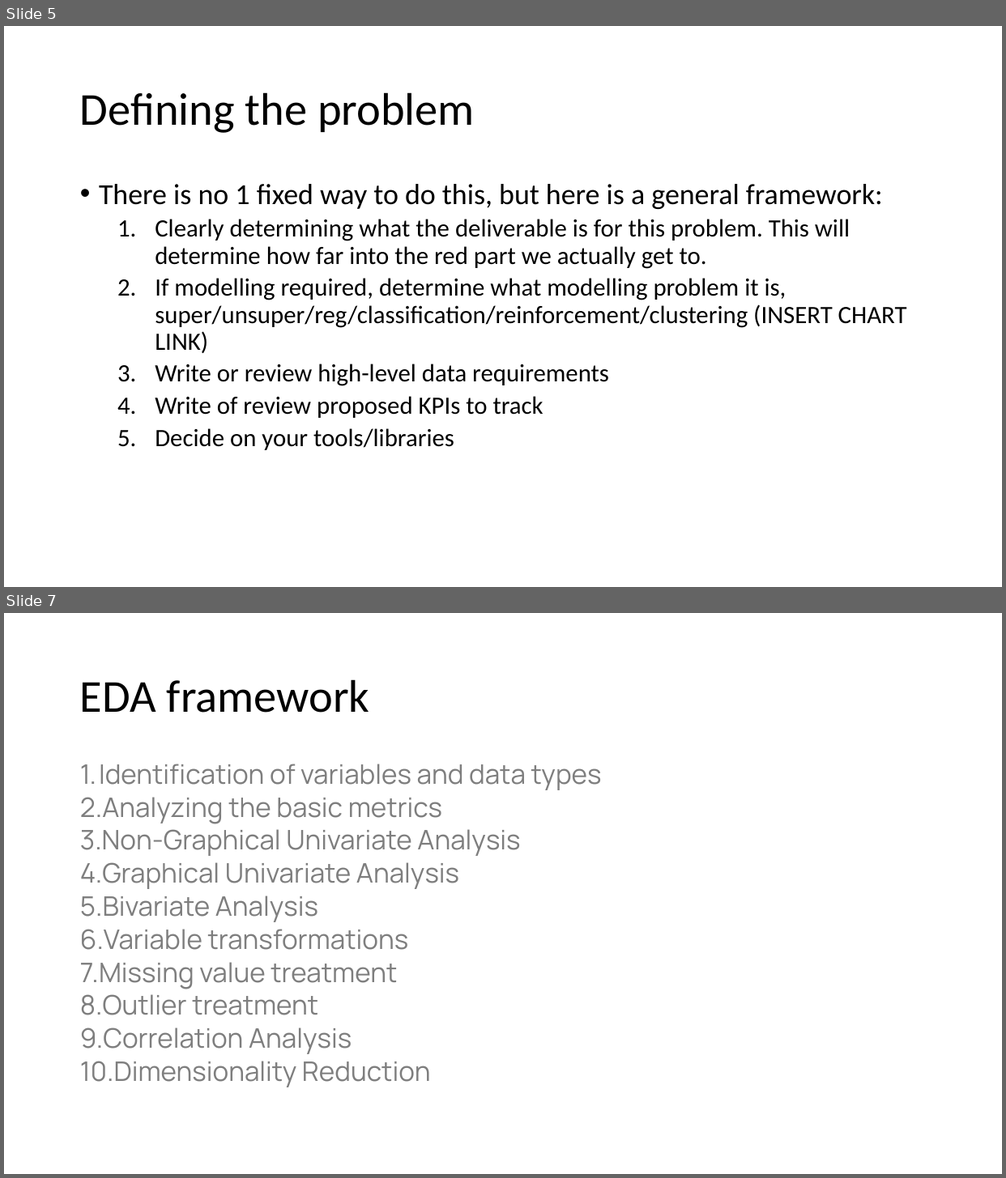
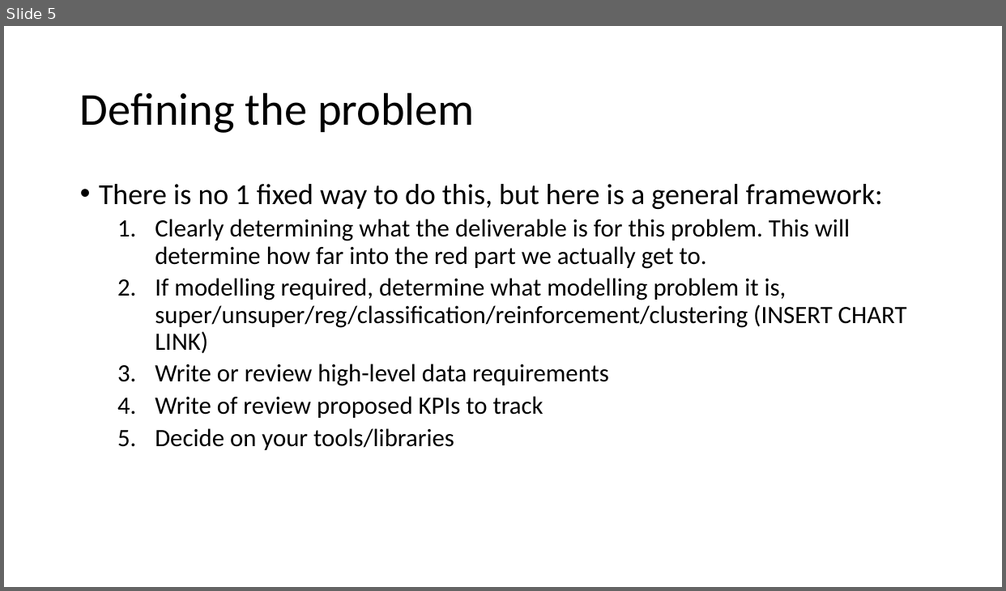
Before and after one commit to jtsw1990/datascience-eda-prezo, a slide deck: Problem Formulation & EDA.pptx. Shown one above the other, each under a label of ours: slides 5 and 7 before the commit, slide 5 after it; the slides between them are not shown. The pictures are 1006x1178 and 1006x591 pixels, drawn with LibreOffice and Linux fonts; fonts in the diff are those of the drawing. Boxes give left, top, right and bottom in pixels: in the first picture for what was removed or moved away, otherwise in the second. Text is boxed around its words. In the diff, an @@ line names an element or a change of style, - is before the commit and + after.

Commit message:
updated slides

```diff
--- a/Problem Formulation & EDA.pptx
+++ b/Problem Formulation & EDA.pptx
@@ slide 7 removed at (4,613,1002,1174), background #FFFFFF @@
@@ title removed at (80,679,370,713) @@
-EDA framework
@@ text removed at (80,764,602,1088) @@
-1. Identification of variables and data types
-2. Analyzing the basic metrics
-3. Non-Graphical Univariate Analysis
-4. Graphical Univariate Analysis
-5. Bivariate Analysis
-6. Variable transformations
-7. Missing value treatment
-8. Outlier treatment
-9. Correlation Analysis
-10. Dimensionality Reduction
```
Also in this commit, not shown: 1 slide changed, 1 slide added.
